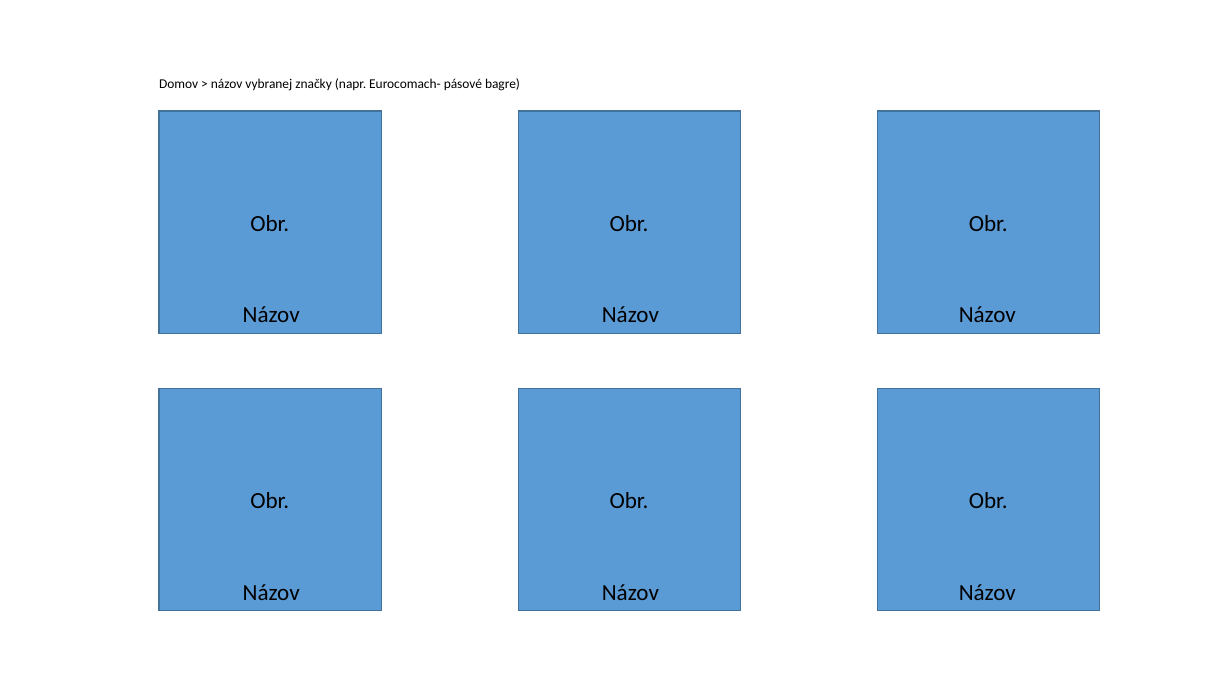
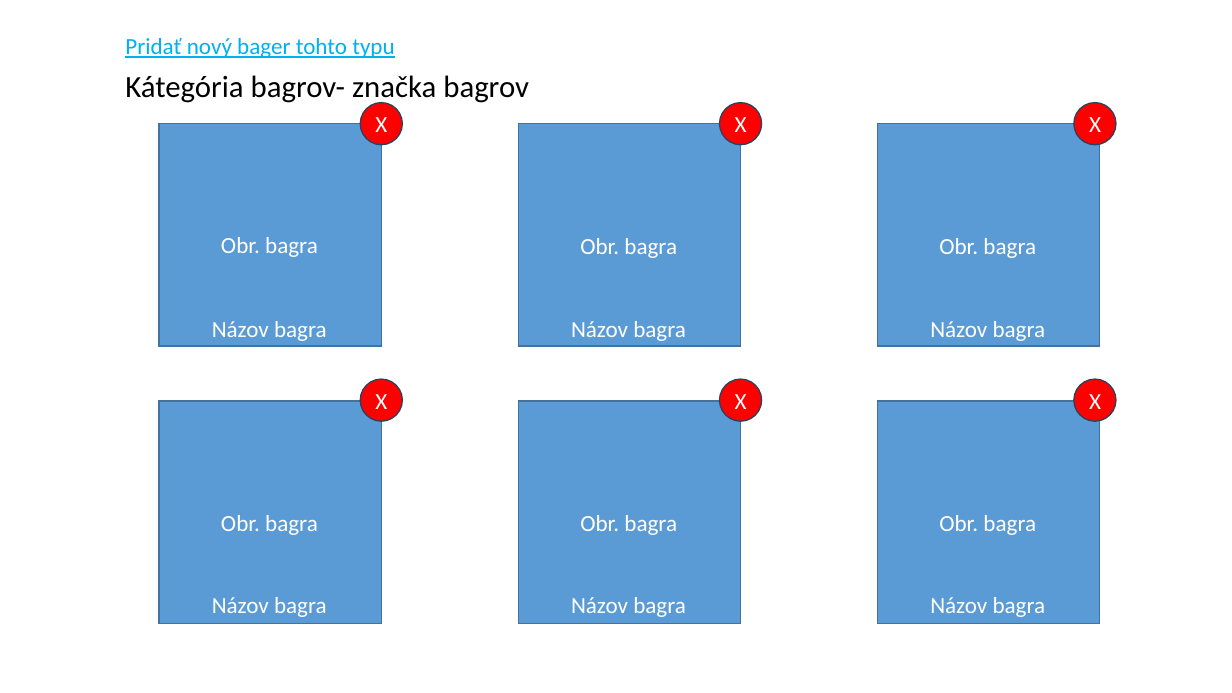
Before and after one commit to milantru/ServIS, a slide deck: slide 3 of docs/B-Servis WebApp UI koncept.pptx. Drawn at 1232x693 pixels with LibreOffice and Linux fonts; fonts in the diff are those of the drawing. Boxes give left, top, right and bottom in pixels: in the first picture for what was removed or moved away, otherwise in the second. Text is boxed around its words. In the diff, an @@ line names an element or a change of style, - is before the commit and + after.

```diff
--- a/docs/B-Servis WebApp UI koncept.pptx
+++ b/docs/B-Servis WebApp UI koncept.pptx
@@ text added at box(125, 38, 394, 58), 18 pt, text #00B0F0, underline @@
+Pridať nový bager tohto typu
@@ text added at box(125, 75, 529, 105), 24 pt, text #000000 @@
+Kátegória bagrov- značka bagrov
@@ text removed at box(159, 78, 520, 91) @@
-Domov > názov vybranej značky (napr. Eurocomach- pásové bagre)
@@ ellipse added at box(360, 103, 403, 145), fill #FF0000, outline #28445D 1 pt, 18 pt, text #FFFFFF @@
+X
@@ ellipse added at box(720, 103, 762, 145), fill #FF0000, outline #28445D 1 pt, 18 pt, text #FFFFFF @@
+X
@@ ellipse added at box(1074, 103, 1116, 145), fill #FF0000, outline #28445D 1 pt, 18 pt, text #FFFFFF @@
+X
@@ text at box(221, 237, 318, 257): text changed; text colour #000000 to #FFFFFF @@
-Obr.
+Obr. bagra
@@ text at box(580, 238, 677, 258): text changed; text colour #000000 to #FFFFFF @@
-Obr.
+Obr. bagra
@@ text at box(939, 238, 1036, 258): text changed; text colour #000000 to #FFFFFF @@
-Obr.
+Obr. bagra
@@ text at box(212, 321, 327, 341): text changed; text colour #000000 to #FFFFFF @@
-Názov
+Názov bagra
@@ text at box(571, 321, 686, 341): text changed; text colour #000000 to #FFFFFF @@
-Názov
+Názov bagra
@@ text at box(930, 321, 1046, 341): text changed; text colour #000000 to #FFFFFF @@
-Názov
+Názov bagra
@@ ellipse added at box(360, 379, 403, 421), fill #FF0000, outline #28445D 1 pt, 18 pt, text #FFFFFF @@
+X
@@ ellipse added at box(720, 379, 762, 421), fill #FF0000, outline #28445D 1 pt, 18 pt, text #FFFFFF @@
+X
@@ ellipse added at box(1074, 379, 1116, 421), fill #FF0000, outline #28445D 1 pt, 18 pt, text #FFFFFF @@
+X
@@ 6 rectangles: place and size @@
-6 rectangles at box(159, 111, 1101, 611)
+6 rectangles at box(159, 124, 1101, 624)
@@ text at box(221, 515, 318, 535): text changed; text colour #000000 to #FFFFFF @@
-Obr.
+Obr. bagra
@@ text at box(580, 515, 677, 535): text changed; text colour #000000 to #FFFFFF @@
-Obr.
+Obr. bagra
@@ text at box(939, 515, 1036, 535): text changed; text colour #000000 to #FFFFFF @@
-Obr.
+Obr. bagra
@@ text at box(212, 597, 327, 617): text changed; text colour #000000 to #FFFFFF @@
-Názov
+Názov bagra
@@ text at box(571, 597, 686, 617): text changed; text colour #000000 to #FFFFFF @@
-Názov
+Názov bagra
@@ text at box(930, 597, 1046, 617): text changed; text colour #000000 to #FFFFFF @@
-Názov
+Názov bagra
```
Also in this commit, not shown: 6 other slides changed, 30 slides added, 25 slides removed, 47 other files.
